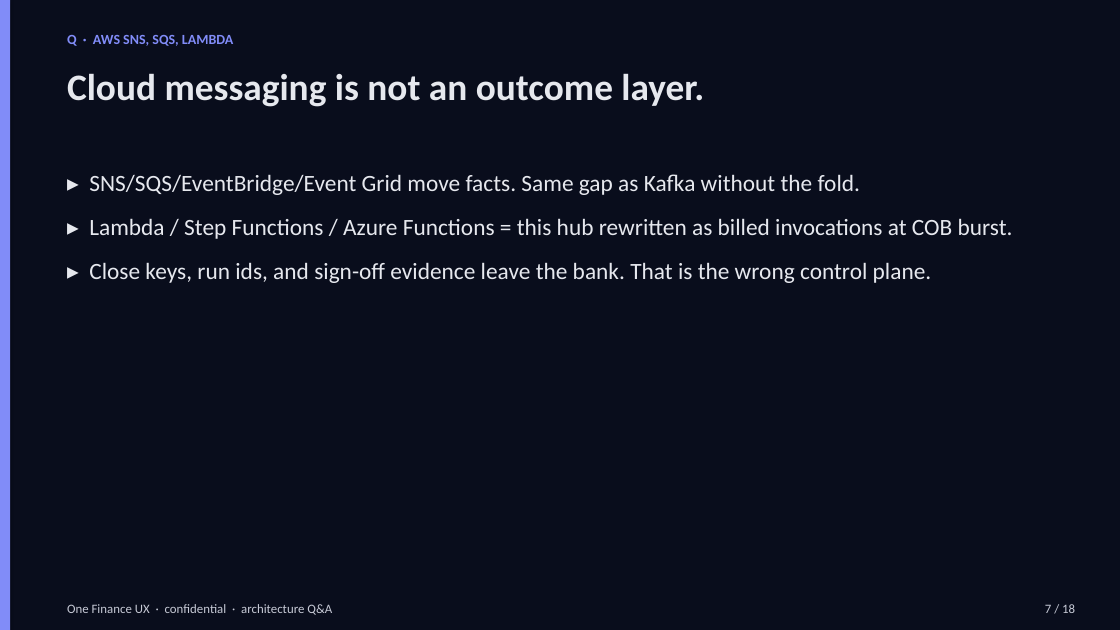
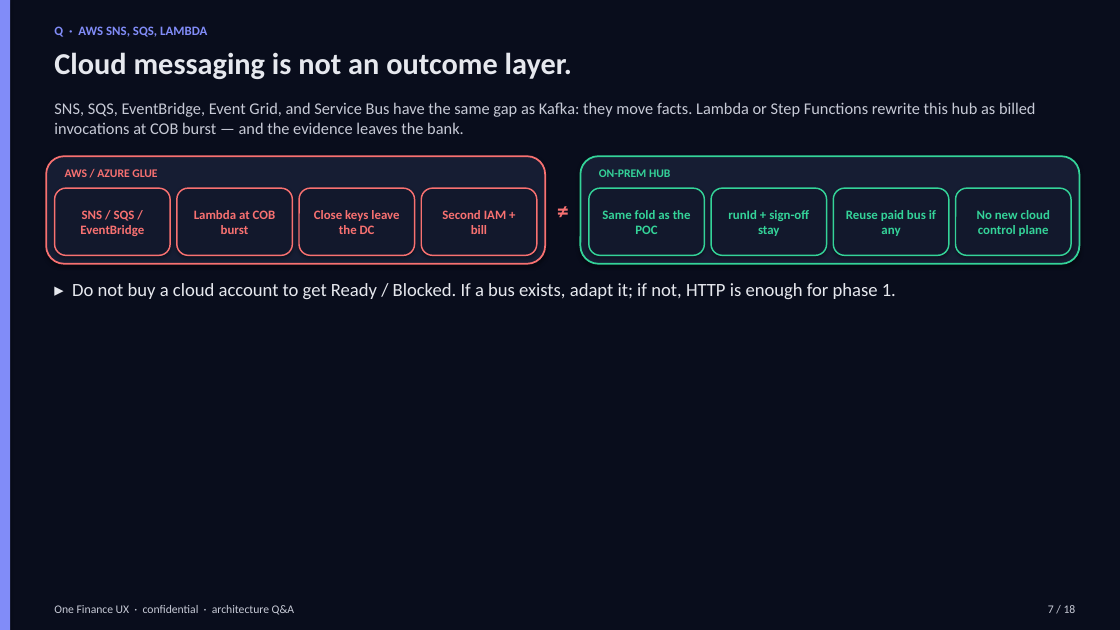
Before and after one commit to praveen2025work/onefinuxdemo, a slide deck: slide 7 of docs/design/arch-qa-deck.pptx. Drawn at 1120x630 pixels with LibreOffice and Linux fonts; fonts in the diff are those of the drawing. Boxes give left, top, right and bottom in pixels: in the first picture for what was removed or moved away, otherwise in the second. Text is boxed around its words. In the diff, an @@ line names an element or a change of style, - is before the commit and + after.

```diff
--- a/docs/design/arch-qa-deck.pptx
+++ b/docs/design/arch-qa-deck.pptx
@@ text "Q · AWS SNS, SQS, ...": place and size @@
-text "Q · AWS SNS, SQS, ..." at <box>67,35,233,46</box>
+text "Q · AWS SNS, SQS, ..." at <box>54,26,207,37</box>
@@ text "Q · AWS SNS, SQS, ..." at <box>54,26,207,37</box>: size 12 to 11 pt @@
@@ text "Cloud messaging is not an ...": place and size @@
-text "Cloud messaging is not an ..." at <box>67,73,704,107</box>
+text "Cloud messaging is not an ..." at <box>54,52,572,79</box>
@@ text "Cloud messaging is not an ..." at <box>54,52,572,79</box>: size 32 to 26 pt @@
@@ text at <box>54,102,1036,134</box>: text changed; size 20 to 14 pt; text colour #E6E8EE to #C7CAD6 @@
-▸ SNS/SQS/EventBridge/Event Grid move facts. Same gap as Kafka without the fold.
-▸ Lambda / Step Functions / Azure Functions = this hub rewritten as billed invocations at COB burst.
-▸ Close keys, run ids, and sign-off evidence leave the bank. That is the wrong control plane.
+SNS, SQS, EventBridge, Event Grid, and Service Bus have the same gap as Kafka: they move facts. Lambda or Step Functions rewrite this hub as billed invocations at COB burst — and the evidence leaves the bank.
@@ rounded rectangle added at <box>46,156,545,264</box>, fill #161D33, outline #F87171 1.5 pt @@
@@ text added at <box>65,169,157,177</box>, 10 pt, text #F87171, bold @@
+AWS / AZURE GLUE
@@ rounded rectangle added at <box>581,156,1080,264</box>, fill #161D33, outline #34D399 1.5 pt @@
@@ text added at <box>599,169,670,177</box>, 10 pt, text #34D399, bold @@
+ON-PREM HUB
@@ rounded rectangle added at <box>55,188,171,255</box>, fill #12182C, outline #F87171 1.25 pt, 11 pt, text #F87171, bold @@
+SNS / SQS / EventBridge
@@ rounded rectangle added at <box>176,188,292,255</box>, fill #12182C, outline #F87171 1.25 pt, 11 pt, text #F87171, bold @@
+Lambda at COB burst
@@ rounded rectangle added at <box>299,188,415,255</box>, fill #12182C, outline #F87171 1.25 pt, 11 pt, text #F87171, bold @@
+Close keys leave the DC
@@ rounded rectangle added at <box>421,188,537,255</box>, fill #12182C, outline #F87171 1.25 pt, 11 pt, text #F87171, bold @@
+Second IAM + bill
@@ text added at <box>545,192,581,226</box>, 20 pt, text #F87171, bold @@
+≠
@@ rounded rectangle added at <box>589,188,705,255</box>, fill #12182C, outline #34D399 1.25 pt, 11 pt, text #34D399, bold @@
+Same fold as the POC
@@ rounded rectangle added at <box>711,188,827,255</box>, fill #12182C, outline #34D399 1.25 pt, 11 pt, text #34D399, bold @@
+runId + sign-off stay
@@ rounded rectangle added at <box>833,188,949,255</box>, fill #12182C, outline #34D399 1.25 pt, 11 pt, text #34D399, bold @@
+Reuse paid bus if any
@@ rounded rectangle added at <box>956,188,1072,255</box>, fill #12182C, outline #34D399 1.25 pt, 11 pt, text #34D399, bold @@
+No new cloud control plane
@@ text added at <box>72,283,896,299</box>, 16 pt, text #E6E8EE @@
+▸ Do not buy a cloud account to get Ready / Blocked. If a bus exists, adapt it; if not, HTTP is enough for phase 1.
@@ text "One Finance UX · confidential ...": place and size @@
-text "One Finance UX · confidential ..." at <box>67,604,332,615</box>
+text "One Finance UX · confidential ..." at <box>54,605,294,615</box>
@@ text "One Finance UX · confidential ..." at <box>54,605,294,615</box>: size 11 to 10 pt @@
@@ text "7 / 18" at <box>1048,605,1076,613</box>: size 11 to 10 pt @@
```
Also in this commit, not shown: 17 other slides changed, 4 other files.
